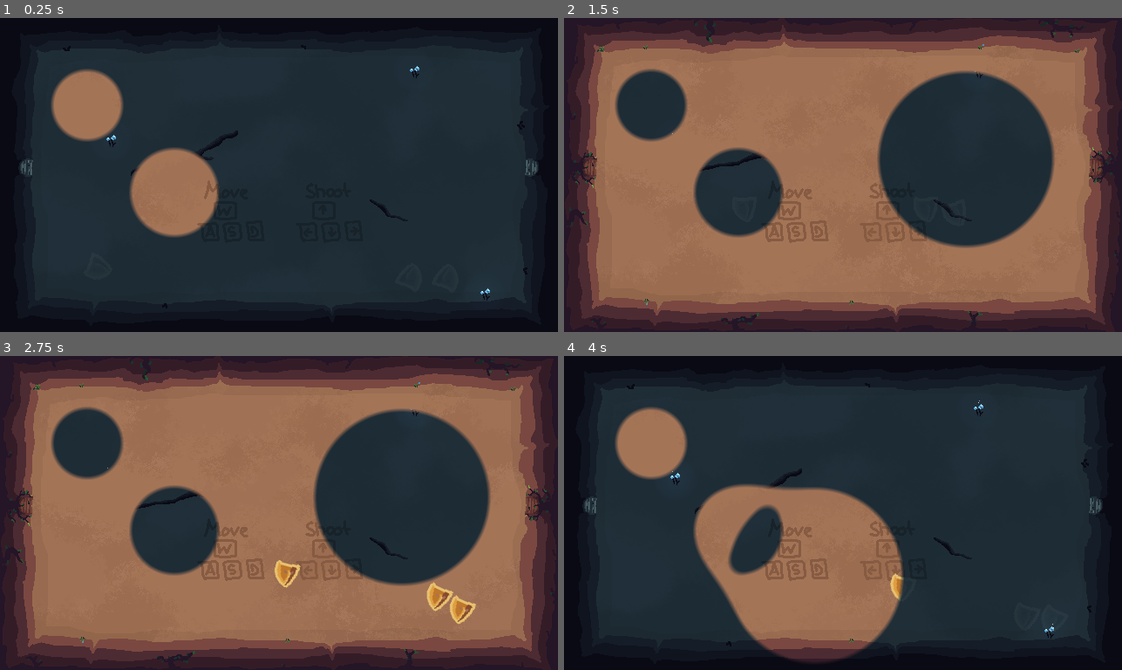
Above: before the commit, frames 1-4 (two rows, left to right).
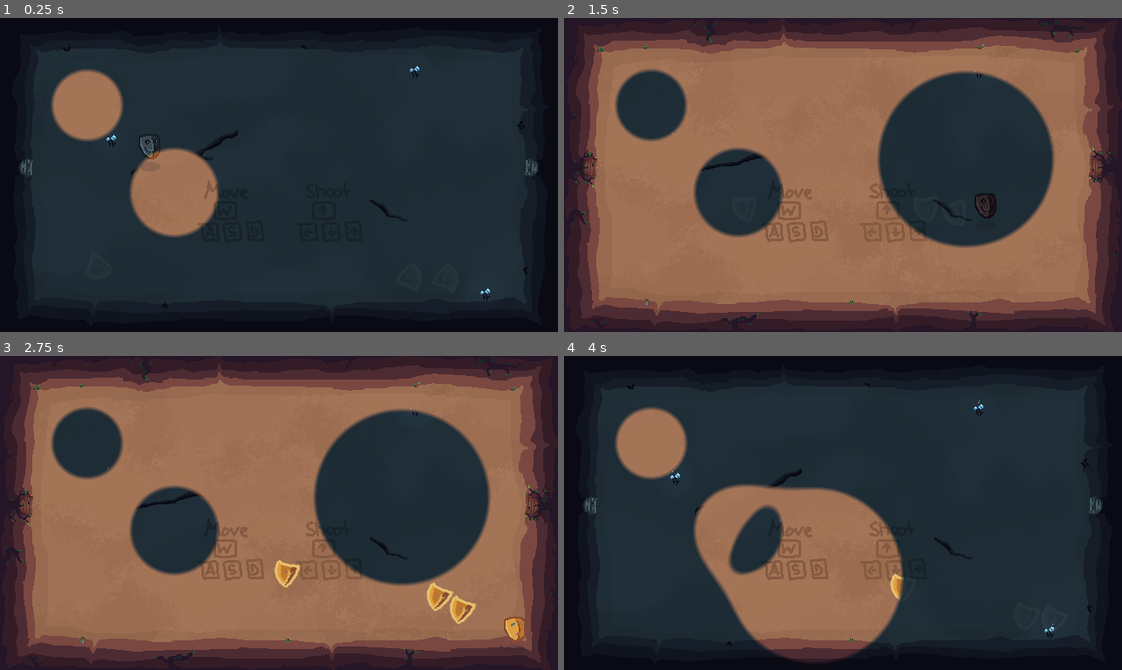
Above: after the commit, the same moments.

Repository: MarcelBlasius/Global-Game-Jam-2026
Game: Godot game, scene res://scenes/main_scene.tscn
Two runs of this game, one before a commit and one after it. Both use one fixed random seed, a clock stepped at 60 frames per second and the inputs below.
Inputs (mouse positions are in pixels of both pictures, inside the frame that each line leads up to):
- Up to frame 1 (0.25 s): no input
- Up to frame 2 (1.5 s): tap Enter at 0.5 s; move the mouse to (965, 159) at 0.52 s; hold D (right) 0.53-1.28 s; tap Shift at 0.6 s; click (965, 159) at 0.67 s; move the mouse to (731, 190) at 1.27 s; hold S (down) from 1.28 s (still down); tap Ctrl at 1.35 s
- Up to frame 3 (2.75 s): move the mouse to (334, 443) at 2.02 s; release S (down) at 2.03 s; hold D (right) from 2.03 s (still down); tap Shift at 2.1 s
- Up to frame 4 (4 s): move the mouse to (815, 575) at 2.77 s; release D (right) at 2.78 s; hold Up (shoot up) 2.78-3.53 s; tap Ctrl at 2.85 s; click (815, 575) at 2.92 s; move the mouse to (1010, 560) at 3.52 s; hold A (left) from 3.53 s (still down); tap Shift at 3.6 s

The runs differ from the first frame. In frame 1, 0.1% of the frame differs, in the area x 25-29%, y 37-45%; in frame 2, 0.2%; in frame 3, 0.2%, in the area x 90-95%, y 83-91%; in frame 4, nothing differs.

Commit message:
fixed animations

Diff:
--- a/spectra/scenes/player.tscn
+++ b/spectra/scenes/player.tscn
@@ -5,6 +5,7 @@
 [ext_resource type="Shader" uid="uid://cstew5jd8ujmt" path="res://shaders/flash.gdshader" id="3_dqkch"]
 [ext_resource type="Texture2D" uid="uid://dbhq6w72enrba" path="res://ressources/atlas_textures/player/player_move_left.tres" id="5_qlg0r"]
 [ext_resource type="Texture2D" uid="uid://clrod1vfregwv" path="res://ressources/atlas_textures/player/player_move_right_world1.tres" id="6_fjrip"]
+[ext_resource type="Texture2D" uid="uid://kw8ktus0hrdp" path="res://ressources/atlas_textures/player/player_move_left_world1.tres" id="6_smehm"]
 [ext_resource type="Texture2D" uid="uid://csacddjpue1kw" path="res://ressources/atlas_textures/player/player_move_right.tres" id="6_tuyoq"]
 
 [sub_resource type="RectangleShape2D" id="RectangleShape2D_qhqgy"]
@@ -42,30 +43,6 @@
 "update": 1,
 "values": [ExtResource("6_fjrip")]
 }
-tracks/2/type = "value"
-tracks/2/imported = false
-tracks/2/enabled = true
-tracks/2/path = NodePath("World2/Sprite2D:position")
-tracks/2/interp = 1
-tracks/2/loop_wrap = true
-tracks/2/keys = {
-"times": PackedFloat32Array(0),
-"transitions": PackedFloat32Array(1),
-"update": 0,
-"values": [Vector2(0, 0)]
-}
-tracks/3/type = "value"
-tracks/3/imported = false
-tracks/3/enabled = true
-tracks/3/path = NodePath("World2/Sprite2D:texture")
-tracks/3/interp = 1
-tracks/3/loop_wrap = true
-tracks/3/keys = {
-"times": PackedFloat32Array(0),
-"transitions": PackedFloat32Array(1),
-"update": 1,
-"values": [ExtResource("6_tuyoq")]
-}
 
 [sub_resource type="Animation" id="Animation_dqkch"]
 resource_name = "shoot_animation"
@@ -82,18 +59,6 @@
 "update": 0,
 "values": [Vector2(0, 0), Vector2(-10, 0), Vector2(0, 0)]
 }
-tracks/1/type = "value"
-tracks/1/imported = false
-tracks/1/enabled = true
-tracks/1/path = NodePath("World2/Sprite2D:position")
-tracks/1/interp = 1
-tracks/1/loop_wrap = true
-tracks/1/keys = {
-"times": PackedFloat32Array(0, 0.1, 0.3),
-"transitions": PackedFloat32Array(1, 1, 1),
-"update": 0,
-"values": [Vector2(0, 0), Vector2(-10, 0), Vector2(0, 0)]
-}
 
 [sub_resource type="Animation" id="Animation_qlg0r"]
 resource_name = "walk_left"
@@ -107,19 +72,7 @@
 "times": PackedFloat32Array(0),
 "transitions": PackedFloat32Array(1),
 "update": 1,
-"values": [ExtResource("5_qlg0r")]
-}
-tracks/1/type = "value"
-tracks/1/imported = false
-tracks/1/enabled = true
-tracks/1/path = NodePath("World2/Sprite2D:texture")
-tracks/1/interp = 1
-tracks/1/loop_wrap = true
-tracks/1/keys = {
-"times": PackedFloat32Array(0),
-"transitions": PackedFloat32Array(1),
-"update": 1,
-"values": [ExtResource("5_qlg0r")]
+"values": [ExtResource("6_smehm")]
 }
 
 [sub_resource type="Animation" id="Animation_tuyoq"]
@@ -136,20 +89,8 @@
 "update": 1,
 "values": [ExtResource("6_fjrip")]
 }
-tracks/1/type = "value"
-tracks/1/imported = false
-tracks/1/enabled = true
-tracks/1/path = NodePath("World2/Sprite2D:texture")
-tracks/1/interp = 1
-tracks/1/loop_wrap = true
-tracks/1/keys = {
-"times": PackedFloat32Array(0),
-"transitions": PackedFloat32Array(1),
-"update": 1,
-"values": [ExtResource("6_tuyoq")]
-}
-
-[sub_resource type="AnimationLibrary" id="AnimationLibrary_qlg0r"]
+
+[sub_resource type="AnimationLibrary" id="AnimationLibrary_fjrip"]
 _data = {
 &"RESET": SubResource("Animation_qhqgy"),
 &"shoot_animation": SubResource("Animation_dqkch"),
@@ -157,6 +98,88 @@
 &"walk_right": SubResource("Animation_tuyoq")
 }
 
+[sub_resource type="Animation" id="Animation_fjrip"]
+resource_name = "RESET"
+length = 0.001
+tracks/0/type = "value"
+tracks/0/imported = false
+tracks/0/enabled = true
+tracks/0/path = NodePath("Sprite2D:position")
+tracks/0/interp = 1
+tracks/0/loop_wrap = true
+tracks/0/keys = {
+"times": PackedFloat32Array(0),
+"transitions": PackedFloat32Array(1),
+"update": 0,
+"values": [Vector2(0, 0)]
+}
+tracks/1/type = "value"
+tracks/1/imported = false
+tracks/1/enabled = true
+tracks/1/path = NodePath("Sprite2D:texture")
+tracks/1/interp = 1
+tracks/1/loop_wrap = true
+tracks/1/keys = {
+"times": PackedFloat32Array(0),
+"transitions": PackedFloat32Array(1),
+"update": 1,
+"values": [ExtResource("6_tuyoq")]
+}
+
+[sub_resource type="Animation" id="Animation_smehm"]
+resource_name = "shoot_animation"
+length = 0.3
+tracks/0/type = "value"
+tracks/0/imported = false
+tracks/0/enabled = true
+tracks/0/path = NodePath("Sprite2D:position")
+tracks/0/interp = 1
+tracks/0/loop_wrap = true
+tracks/0/keys = {
+"times": PackedFloat32Array(0, 0.1, 0.3),
+"transitions": PackedFloat32Array(1, 1, 1),
+"update": 0,
+"values": [Vector2(0, 0), Vector2(-10, 0), Vector2(0, 0)]
+}
+
+[sub_resource type="Animation" id="Animation_ur7pv"]
+resource_name = "walk_left"
+tracks/0/type = "value"
+tracks/0/imported = false
+tracks/0/enabled = true
+tracks/0/path = NodePath("Sprite2D:texture")
+tracks/0/interp = 1
+tracks/0/loop_wrap = true
+tracks/0/keys = {
+"times": PackedFloat32Array(0),
+"transitions": PackedFloat32Array(1),
+"update": 1,
+"values": [ExtResource("5_qlg0r")]
+}
+
+[sub_resource type="Animation" id="Animation_y4r1p"]
+resource_name = "walk_right"
+tracks/0/type = "value"
+tracks/0/imported = false
+tracks/0/enabled = true
+tracks/0/path = NodePath("Sprite2D:texture")
+tracks/0/interp = 1
+tracks/0/loop_wrap = true
+tracks/0/keys = {
+"times": PackedFloat32Array(0),
+"transitions": PackedFloat32Array(1),
+"update": 1,
+"values": [ExtResource("6_tuyoq")]
+}
+
+[sub_resource type="AnimationLibrary" id="AnimationLibrary_d2wvv"]
+_data = {
+&"RESET": SubResource("Animation_fjrip"),
+&"shoot_animation": SubResource("Animation_smehm"),
+&"walk_left": SubResource("Animation_ur7pv"),
+&"walk_right": SubResource("Animation_y4r1p")
+}
+
 [node name="player" type="CharacterBody2D" unique_id=472819889 groups=["player"]]
 physics_interpolation_mode = 1
 script = ExtResource("1_qhqgy")
@@ -175,8 +198,11 @@
 texture_filter = 1
 material = SubResource("ShaderMaterial_qlg0r")
 texture = ExtResource("6_fjrip")
-region_enabled = true
 region_rect = Rect2(1304, 285, 32, 51)
+
+[node name="AnimationPlayer" type="AnimationPlayer" parent="World1" unique_id=118912800]
+root_node = NodePath("../..")
+libraries/ = SubResource("AnimationLibrary_fjrip")
 
 [node name="World2" type="Node2D" parent="." unique_id=1666204658]
 
@@ -184,12 +210,11 @@
 texture_filter = 1
 material = SubResource("ShaderMaterial_qlg0r")
 texture = ExtResource("6_tuyoq")
-region_enabled = true
 region_rect = Rect2(1304, 285, 32, 51)
+
+[node name="AnimationPlayer" type="AnimationPlayer" parent="World2" unique_id=1961267727]
+libraries/ = SubResource("AnimationLibrary_d2wvv")
 
 [node name="InvincibilityTimer" type="Timer" parent="." unique_id=1796086557]
 wait_time = 0.25
 one_shot = true
-
-[node name="AnimationPlayer" type="AnimationPlayer" parent="." unique_id=118912800]
-libraries/ = SubResource("AnimationLibrary_qlg0r")
--- a/spectra/scripts/player.gd
+++ b/spectra/scripts/player.gd
@@ -7,7 +7,8 @@
 @onready var shoot_timer = $ShootTimer
 @onready var invincivility_Timer = $InvincibilityTimer
 
-@onready var anim_player : AnimationPlayer = $AnimationPlayer
+@onready var anim_player1 : AnimationPlayer = $World1/AnimationPlayer
+@onready var anim_player2 : AnimationPlayer = $World2/AnimationPlayer
 var knockback_velocity: Vector2 = Vector2.ZERO
 
 var view1 : Node;
@@ -44,7 +45,7 @@
 func _process(delta: float) -> void:
 	spriteParent1.global_transform.origin = global_transform.origin
 	spriteParent2.global_transform.origin = global_transform.origin
-	await get_tree().physics_frame
+	#await get_tree().physics_frame
 
 
 func get_movement_direction() -> Vector2:
@@ -62,17 +63,22 @@
 	var shoot_dir = Input.get_vector("shoot left", "shoot right", "shoot up", "shoot down")
 
 	if shoot_dir.x > 0:
-		anim_player.play("walk_right")
+		anim_player1.play("walk_right")
+		anim_player2.play("walk_right")
 	elif shoot_dir.x < 0:
-		anim_player.play("walk_left")
+		anim_player1.play("walk_left")
+		anim_player2.play("walk_left")
 
 	else:
 		if move_velocity.x > 0:
-			anim_player.play("walk_right")
+			anim_player1.play("walk_right")
+			anim_player2.play("walk_right")
 		elif move_velocity.x < 0:
-			anim_player.play("walk_left")
+			anim_player1.play("walk_left")
+			anim_player2.play("walk_left")
 		elif move_velocity == Vector2.ZERO:
-			anim_player.stop() # Or play "idle"
+			anim_player1.stop() # Or play "idle"
+			anim_player2.stop() # Or play "idle"
 
 	if shoot_timer.is_stopped() and shoot_dir != Vector2.ZERO:
 		shoot(shoot_dir)
@@ -110,7 +116,8 @@
 	spriteParent2.rotation = angle
 	sprite2.rotation = -angle
 
-	anim_player.play("shoot_animation")
+	anim_player1.play("shoot_animation")
+	anim_player2.play("shoot_animation")
 
 func spawn_bullet(dir: Vector2, offset: Vector2):
 	play_shoot_animation(dir)
